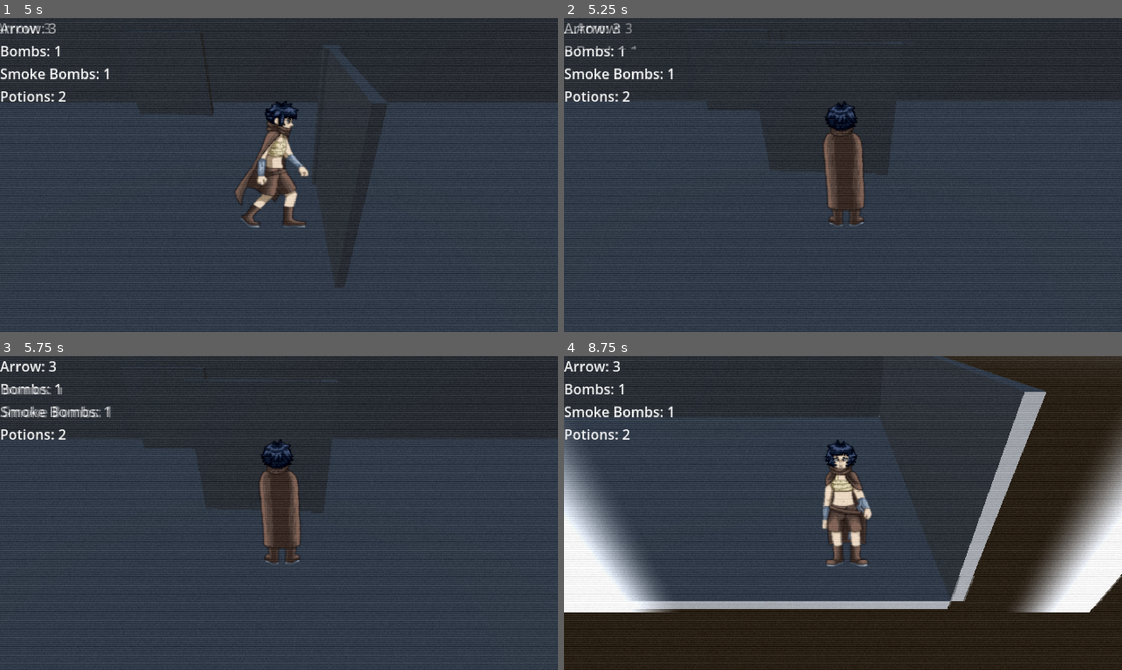
Above: before the commit, frames 1-4 (two rows, left to right).
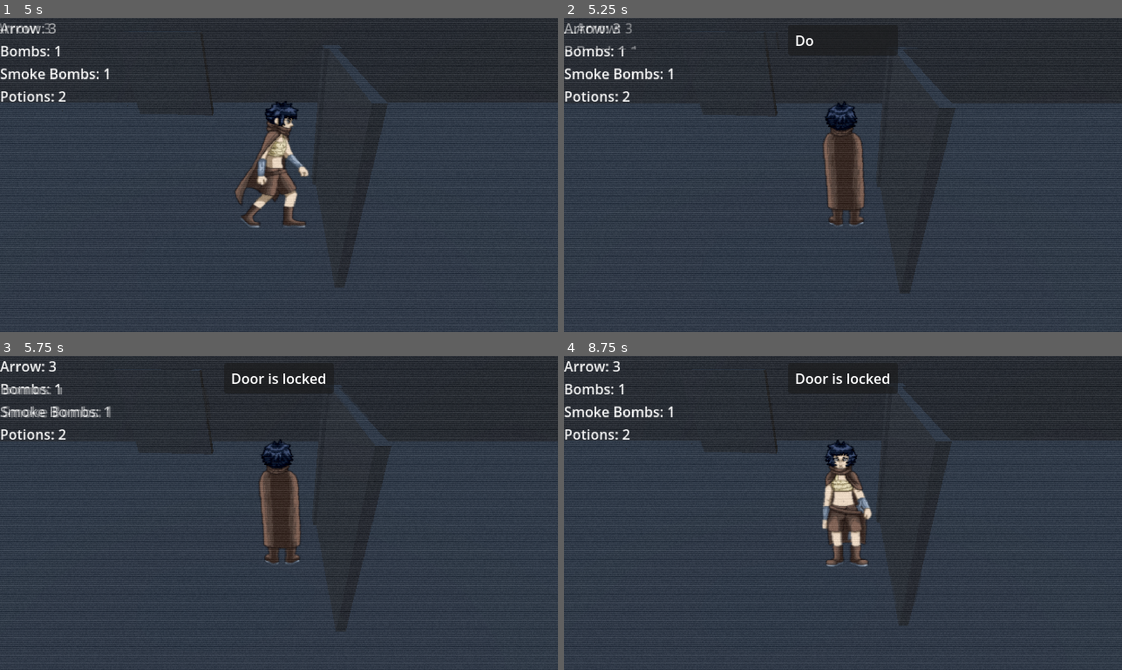
Above: after the commit, the same moments.

Repository: Torchki-Inc/godot-wild-jam-95
Game: Godot game, scene res://debug/scenes/test_world.tscn
Same seed, same stepped clock (60 frames per second), same inputs: the game is played once before the commit and once after it. This scene is started directly instead of the project's main scene. The engine's default icon, where the game draws it, is replaced by a stand-in: a white triangle on a blue panel in a dark square.
Inputs:
- Up to frame 1 (5 s): tap Enter (ui_accept) at 0.5, 0.77, 1.52, 3.02, 3.77, 4.52 s; hold E (interact) 0.53-1.28 s; hold W (move_up) 0.53-2.03 s; tap E (interact) at 1.35, 2.85, 4.35 s; hold E (interact) 2.03-2.78 s; hold A (move_left) 2.03-3.53 s; hold S (move_down) 3.53-4.28 s; hold E (interact) 3.53-4.28 s; hold D (move_right) from 4.28 s (still down)
- Up to frame 2 (5.25 s): release D (move_right) at 5.03 s; hold W (move_up) from 5.03 s (still down); hold E (interact) from 5.03 s (still down)
- Up to frame 3 (5.75 s): keep holding W (move_up); keep holding E (interact)
- Up to frame 4 (8.75 s): release W (move_up) at 5.78 s; release E (interact) at 5.78 s; hold D (move_right) 5.78-8.03 s; tap E (interact) at 5.85, 7.35 s; tap Enter (ui_accept) at 6.02, 6.77, 7.52 s; hold E (interact) 6.53-7.28 s; hold S (move_down) from 8.03 s (still down); hold E (interact) from 8.03 s (still down)

Frame 1 is identical in both runs. In frame 2, 0.2% of the frame differs, in the area x 0-60%, y 5-93%; in frame 3, 0.4%; in frame 4, 44%, in the area x 0-100%, y 2-100%.

Commit message:
basic lever functions

Diff:
--- a/wild_game_95/debug/scenes/test_box.tscn
+++ b/wild_game_95/debug/scenes/test_box.tscn
@@ -2,6 +2,7 @@
 
 [ext_resource type="MeshLibrary" uid="uid://qvyduun0bqwf" path="res://assets/tilesets/dungeon_tileset.tres" id="1_dwqt1"]
 [ext_resource type="PackedScene" uid="uid://c1yhou67nhkid" path="res://scenes/level/door.tscn" id="2_ajkcd"]
+[ext_resource type="PackedScene" uid="uid://bn5jgjkndmdqf" path="res://scenes/level/lever.tscn" id="3_jhbxu"]
 
 [node name="TestBox" type="Node3D" unique_id=1442788025]
 
@@ -30,5 +31,10 @@
 "cells": PackedInt32Array(65528, 0, 1048577, 65529, 1, 655362, 65530, 1, 655362, 65531, 1, 655362, 65532, 1, 655362, 65533, 1, 655362, 0, 1, 655362, 1, 1, 655362, 2, 1, 655362, 3, 1, 655362, 4, 1, 655362)
 }
 
-[node name="Door" parent="." unique_id=1470132704 instance=ExtResource("2_ajkcd")]
+[node name="Door" parent="." unique_id=1470132704 node_paths=PackedStringArray("required_levers") instance=ExtResource("2_ajkcd")]
 transform = Transform3D(1, 0, 0, 0, 1, 0, 0, 0, 1, -2, 2, -2)
+required_levers = [NodePath("../Lever")]
+
+[node name="Lever" parent="." unique_id=1125123968 instance=ExtResource("3_jhbxu")]
+transform = Transform3D(0.49999124, 0.00271331, -0.0011891695, -0.0027098483, 0.49999055, 0.0014539956, 0.0011970373, -0.0014475252, 0.49999648, 2.0065231, 1.5243237, 0.7407597)
+lever_id = "1"
--- a/wild_game_95/scenes/level/door.gd
+++ b/wild_game_95/scenes/level/door.gd
@@ -4,8 +4,13 @@
 @export var area: Area3D
 @export var required_key: String = ""
 
+@export var required_levers: Array[Lever] = []
 
 var player_in_area: bool = false
+
+func _ready() -> void:
+	for lever in required_levers:
+		lever.activated.connect(try_open)
 
 func _process(delta: float) -> void:
 	if Input.is_action_just_pressed("interact") && player_in_area:
@@ -13,7 +18,7 @@
 
 
 func try_open() -> void:
-	if required_key == "" || GameState.has_key(required_key):
+	if required_key == "" && required_levers.all(func(l): return GameState.has_lever(l.lever_id)) or GameState.has_key(required_key):
 		open_door()
 	else:
 		#CALL MESSAGE LOG
--- /dev/null
+++ b/wild_game_95/scenes/level/lever.gd
@@ -0,0 +1,28 @@
+class_name Lever
+extends Node3D
+
+signal activated
+
+@export var lever_id: String
+@export var activation_message: String = ""
+
+var in_lever_area: bool = false
+
+func activate() -> void:
+	GameState.add_lever(lever_id)
+	if activation_message != "":
+		MessageManager.show_custom_message(activation_message)
+	# else:
+		# MessageManager.show_message("l")
+	emit_signal("activated")
+
+func _process(delta: float) -> void:
+	if Input.is_action_just_pressed("interact") && in_lever_area:
+		activate()
+
+func _on_area_3d_area_exited(area: Area3D) -> void:
+	in_lever_area = false
+
+
+func _on_area_3d_area_entered(area: Area3D) -> void:
+	in_lever_area = true
--- /dev/null
+++ b/wild_game_95/scenes/level/lever.tscn
@@ -0,0 +1,22 @@
+[gd_scene format=3 uid="uid://bn5jgjkndmdqf"]
+
+[ext_resource type="Script" uid="uid://c1638pkcj6vou" path="res://scenes/level/lever.gd" id="1_kshgm"]
+
+[sub_resource type="SphereShape3D" id="SphereShape3D_kshgm"]
+radius = 2.0
+
+[node name="Lever" type="Node3D" unique_id=1125123968]
+script = ExtResource("1_kshgm")
+
+[node name="Sprite3D" type="Sprite3D" parent="." unique_id=145940839]
+
+[node name="Area3D" type="Area3D" parent="." unique_id=486495782]
+collision_layer = 9
+collision_mask = 2
+monitorable = false
+
+[node name="CollisionShape3D" type="CollisionShape3D" parent="Area3D" unique_id=517201887]
+shape = SubResource("SphereShape3D_kshgm")
+debug_color = Color(0.64474565, 0.5229219, 3.85046e-07, 0.41960785)
+
+[connection signal="area_entered" from="Area3D" to="." method="_on_area_3d_area_entered"]
--- a/wild_game_95/scripts/autoload/game_state.gd
+++ b/wild_game_95/scripts/autoload/game_state.gd
@@ -23,6 +23,10 @@
 
 }
 
+var levers := {
+
+}
+
 var state:State = State.MENU
 var prev_state = state
 
@@ -38,3 +42,9 @@
 
 func add_key(key: String) -> void:
     keys[key] = true
+
+func has_lever(lever_id: String) -> bool:
+    return levers.has(lever_id)
+
+func add_lever(lever_id: String) -> void:
+    levers[lever_id] = true
Not shown, added: wild_game_95/scenes/level/lever.gd.uid
